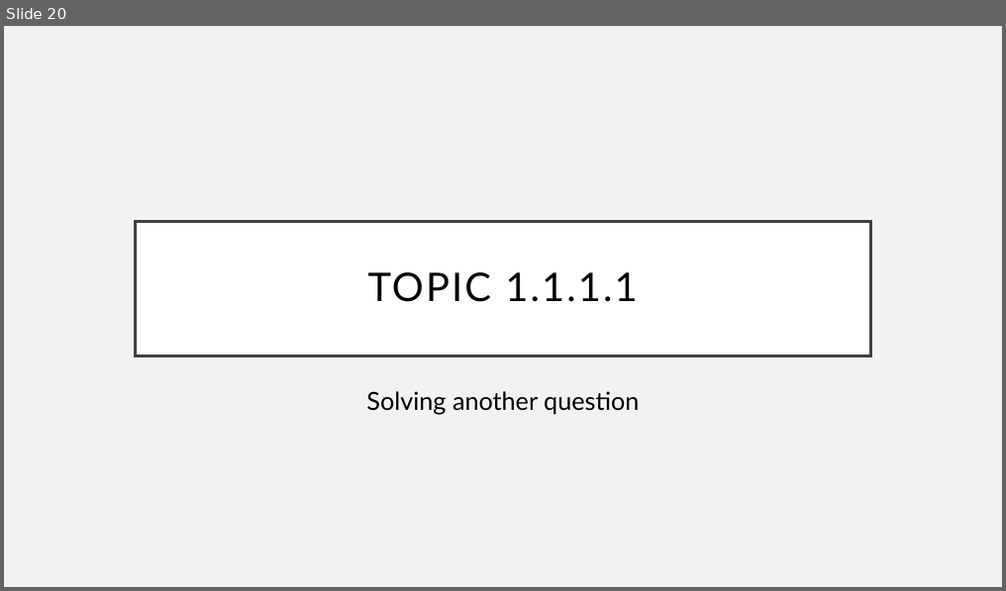
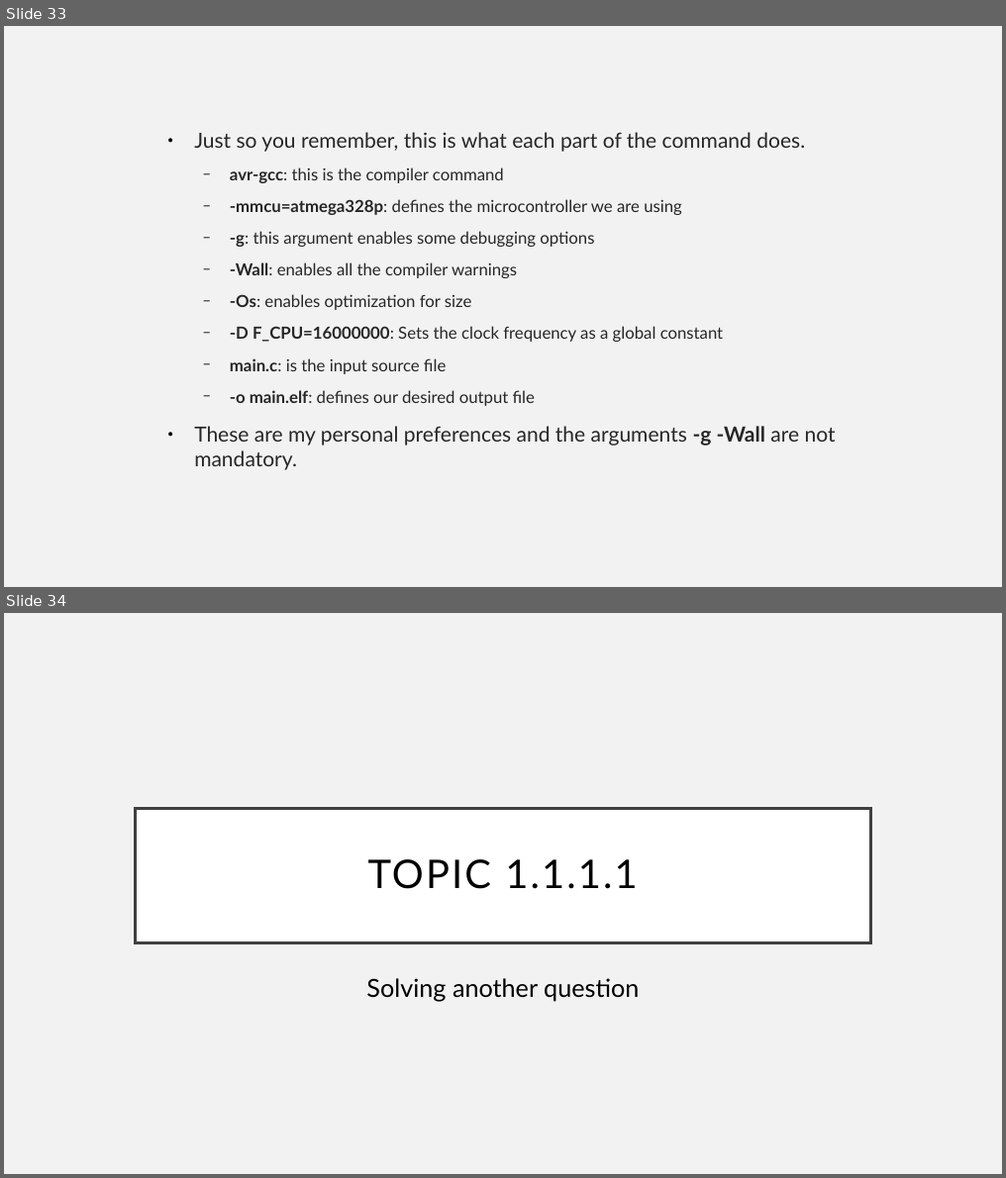
Before and after one commit to Equihua2211/I7266, a slide deck: 001_Slides/08_UART-USART.odp. Shown one above the other, each under a label of ours: slide 20 before the commit, slides 33 and 34 after it. The pictures are 1006x591 and 1006x1178 pixels, drawn with LibreOffice and Linux fonts; fonts in the diff are those of the drawing. Boxes give left, top, right and bottom in pixels: in the first picture for what was removed or moved away, otherwise in the second. Text is boxed around its words. In the diff, an @@ line names an element or a change of style, - is before the commit and + after.

```diff
--- a/001_Slides/08_UART-USART.odp
+++ b/001_Slides/08_UART-USART.odp
@@ slide 33 added at (x1=4, y1=26, x2=1002, y2=587), background #F2F2F2 @@
@@ text added at (x1=194, y1=132, x2=836, y2=471), 16 pt, text #262626 @@
+● Just so you remember, this is what each part of the command does.
+  − avr-gcc: this is the compiler command
+  − -mmcu=atmega328p: defines the microcontroller we are using
+  − -g: this argument enables some debugging options
+  − -Wall: enables all the compiler warnings
+  − -Os: enables optimization for size
+  − -D F_CPU=16000000: Sets the clock frequency as a global constant
+  − main.c: is the input source file
+  − -o main.elf: defines our desired output file
+● These are my personal preferences and the arguments -g -Wall are not mandatory.
@@ what was slide 20 is now slide 34 @@
```
Also in this commit, not shown: 2 slides changed, 14 other slides added, 1 slide removed, 2 other files.
